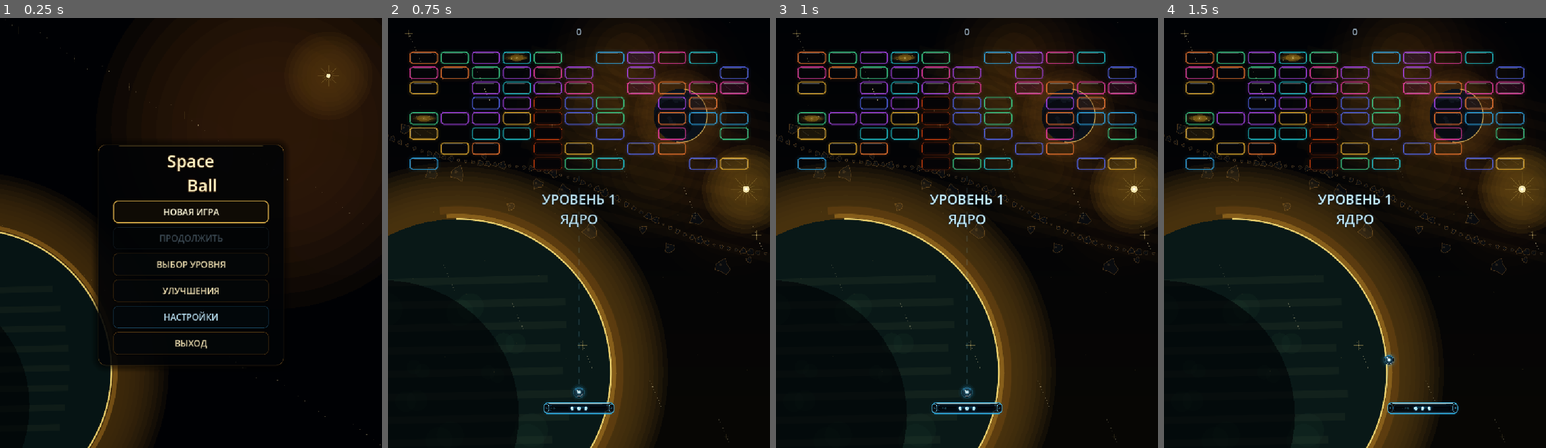
Above: before the commit, frames 1-4 (left to right).
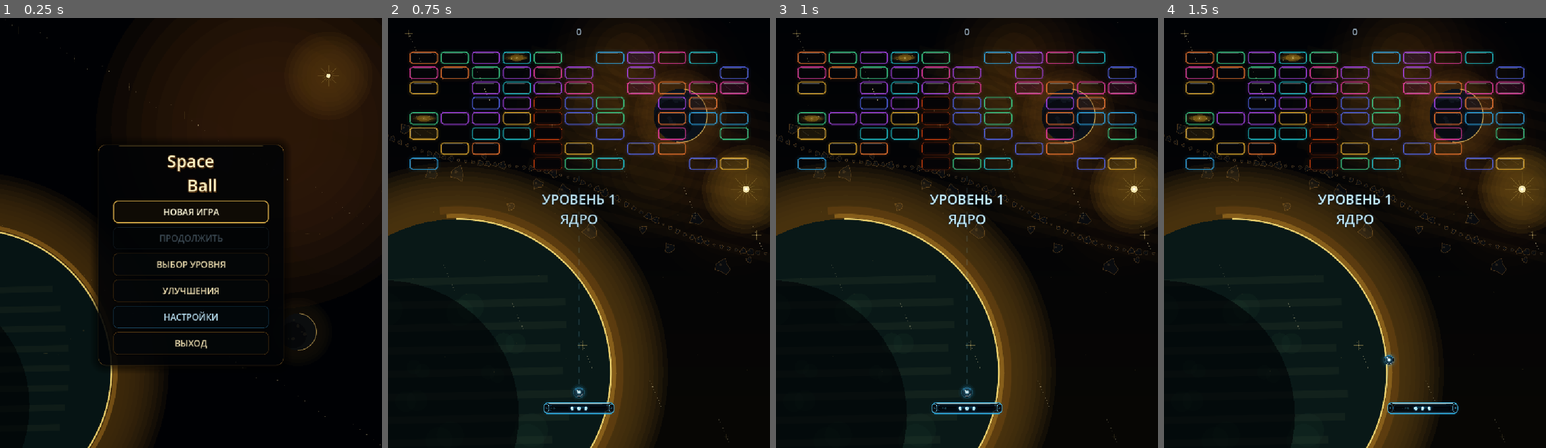
Above: after the commit, the same moments.

Repository: Ardarik421/arkanoid
Game: Godot game, scene res://scenes/main_menu.tscn
Two runs of this game, one before a commit and one after it. Both use one fixed random seed, a clock stepped at 60 frames per second and the inputs below. Sound files missing from this copy of the repository are replaced by a short silence.
Inputs (mouse positions are in pixels of both pictures, inside the frame that each line leads up to):
- Up to frame 1 (0.25 s): no input
- Up to frame 2 (0.75 s): click "НОВАЯ ИГРА" at 0.5 s
- Up to frame 3 (1 s): no input
- Up to frame 4 (1.5 s): tap Enter at 1.25 s; move the mouse to (1439, 211) at 1.27 s; hold D (move_right) from 1.28 s (still down); tap Space (launch_ball) at 1.35 s

The runs differ from the first frame. In frame 1, 0.1% of the frame differs, in the area x 11-83%, y 32-79%; in frame 2, nothing differs; in frame 3, nothing differs; in frame 4, nothing differs.

Commit message:
Polish main menu celestial details

Diff:
--- a/scenes/main_menu.gd
+++ b/scenes/main_menu.gd
@@ -42,6 +42,8 @@
 	_draw_menu_nebula(viewport_size)
 	_draw_menu_stars(viewport_size, pulse)
 	_draw_menu_planet(viewport_size, pulse)
+	_draw_menu_moon(viewport_size, pulse)
+	_draw_menu_orbit_dust(viewport_size, pulse)
 	_draw_menu_sun(viewport_size, pulse)
 	var panel_rect := Rect2(Vector2(247.0, 318.0), Vector2(466.0, 555.0))
 	draw_style_box(_make_panel_style(), panel_rect)
@@ -82,6 +84,29 @@
 	draw_arc(center,radius,-1.55,1.05,128,Color(1.0,0.88,0.46,0.82+pulse*0.08),4.0,true)
 	draw_arc(center,radius+10,-1.62,1.12,128,Color(1.0,0.68,0.18,0.28),10.0,true)
 
+func _draw_menu_moon(viewport_size: Vector2, pulse: float) -> void:
+	var center:=Vector2(viewport_size.x*0.78,viewport_size.y*0.73)
+	var radius:=46.0
+	for i in range(5,0,-1):
+		draw_circle(center,radius+float(i)*8,Color(1.0,0.70,0.20,0.004*float(i)))
+	draw_circle(center,radius,Color(0.045,0.052,0.058,0.96))
+	draw_circle(center+Vector2(-12,8),radius*0.72,Color(0.012,0.018,0.025,0.68))
+	for i in range(6):
+		var a:=float(i)*2.2
+		var p:=center+Vector2(cos(a),sin(a))*(10.0+float((i*11)%25))
+		draw_circle(p,2.5+float(i%2)*1.8,Color(0.16,0.14,0.10,0.38))
+	draw_arc(center,radius,-1.48,1.55,48,Color(1.0,0.82,0.42,0.48+pulse*0.10),1.7,true)
+
+func _draw_menu_orbit_dust(viewport_size: Vector2, pulse: float) -> void:
+	for i in range(28):
+		var t:=float(i)/27.0
+		var x:=viewport_size.x*0.12+t*viewport_size.x*0.88
+		var y:=viewport_size.y*0.78-t*viewport_size.y*0.36+sin(float(i)*1.8)*18.0
+		var r:=0.7+float(i%4)*0.42
+		draw_circle(Vector2(x,y),r,Color(1.0,0.72,0.28,0.07+pulse*0.035))
+		if i%7==0:
+			draw_line(Vector2(x-5,y),Vector2(x+5,y),Color(1.0,0.82,0.44,0.09),1.0,true)
+
 func _draw_menu_sun(viewport_size: Vector2, pulse: float) -> void:
 	var p:=Vector2(viewport_size.x*0.86,145.0)
 	for i in range(9,0,-1):
@@ -101,7 +126,7 @@
 	style.set_border_width_all(1)
 	style.set_corner_radius_all(18)
 	style.shadow_color = Color(0.0, 0.0, 0.0, 0.55)
-	style.shadow_size = 18
+	style.shadow_size = 22
 	return style
 
 func _setup_layout():
@@ -118,7 +143,10 @@
 	title.add_theme_font_size_override("font_size", 42)
 	title.add_theme_color_override("font_color", Color(1.0, 0.96, 0.78, 1.0))
 	title.add_theme_color_override("font_outline_color", Color(0.24, 0.12, 0.02, 0.95))
-	title.add_theme_constant_override("outline_size", 6)
+	title.add_theme_constant_override("outline_size", 7)
+	title.add_theme_constant_override("shadow_offset_x", 2)
+	title.add_theme_constant_override("shadow_offset_y", 3)
+	title.add_theme_color_override("font_shadow_color", Color(0.95, 0.55, 0.12, 0.22))
 	title.horizontal_alignment = HORIZONTAL_ALIGNMENT_CENTER
 	title.vertical_alignment = VERTICAL_ALIGNMENT_CENTER
 
@@ -138,7 +166,7 @@
 	button.add_theme_color_override("font_color", Color(0.92, 0.86, 0.68, 1.0))
 	button.add_theme_color_override("font_hover_color", Color(1.0, 0.98, 0.86, 1.0))
 	button.add_theme_color_override("font_focus_color", Color(1.0, 0.98, 0.86, 1.0))
-	button.add_theme_color_override("font_pressed_color", Color(0.72, 0.92, 1.0, 1.0))
+	button.add_theme_color_override("font_pressed_color", Color(1.0, 0.86, 0.48, 1.0))
 	button.add_theme_color_override("font_disabled_color", Color(0.34, 0.42, 0.47, 0.68))
 	button.add_theme_stylebox_override("normal", _make_button_style(Color(0.58, 0.38, 0.12, 0.42), Color(0.018, 0.028, 0.035, 0.78), 1))
 	button.add_theme_stylebox_override("hover", _make_button_style(Color(1.0, 0.72, 0.24, 0.90), Color(0.075, 0.055, 0.025, 0.92), 2))
